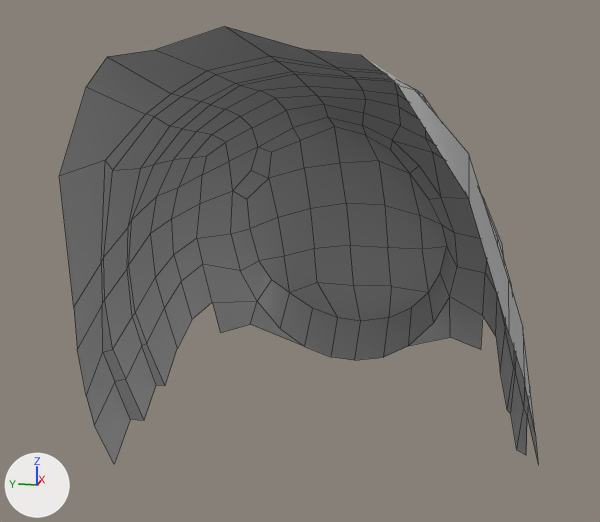
What one commit did to the FBX model Assets/Models/Structures/Props/Shipbow.fbx.
The view is the same before and after, from a 50 mm camera at (-28.5, 4.22, 5.84) aimed at (-14.59, 7.0, 2.36). The axes (+X, +Y, +Z) are drawn at lower left. The lights are the same throughout. Mesh edges are drawn as thin lines. Where no turn or scale is listed for an object, it has been applied to the vertices.

Names of what the first picture shows: 'ShipBow'.
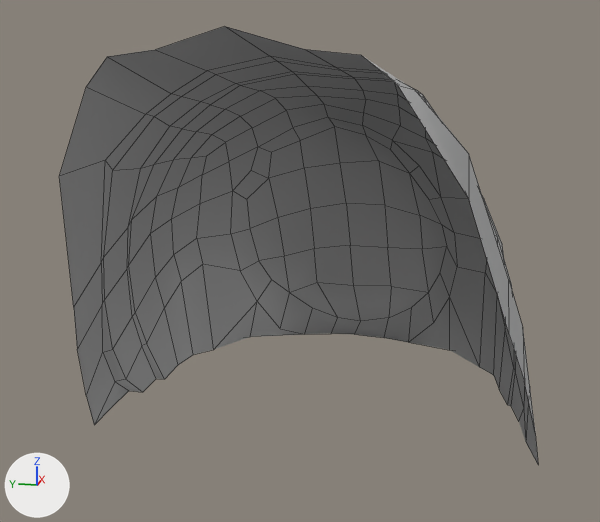
Changed parts and their boxes [x1, y1, x2, y2] in the pictures (600 x 522 px; the box of a moved part takes in the faces that stretch with it):
part 1 of me_mesh, moved or reshaped
    before: [94, 265, 538, 463]
    after: [95, 265, 538, 463]

Diff of the bpy script that builds the scene:
```diff
--- a/Assets/Models/Structures/Props/Shipbow.fbx.py
+++ b/Assets/Models/Structures/Props/Shipbow.fbx.py
@@ me_mesh @@
 me_mesh.from_pydata(...)  # 217 vertices, 195 faces; spans x -5.54..5.54, y -3.81..3.8, z -4.45..3.31
 # used by ob_shipbow; location = (-14.55, 6.67, 2.83)
-me_mesh.vertices[9].co = (0.26, -3.75, -3.93)  # pixel (526, 455)
-me_mesh.vertices[11].co = (0.32, -3.59, -3.88)  # pixel (516, 450)
-me_mesh.vertices[16].co = (0.97, -3.49, -3.47)  # pixel (510, 413)
-me_mesh.vertices[21].co = (1.03, -3.42, -3.42)  # pixel (507, 410)
-me_mesh.vertices[29].co = (2.52, -3.2, -2.48)  # pixel (495, 336)
-me_mesh.vertices[30].co = (2.92, -2.93, -2.18)  # pixel (482, 315)
-me_mesh.vertices[31].co = (3.54, -2.94, -3.15)  # pixel (480, 349)
-me_mesh.vertices[32].co = (4.2, -1.36, -3.4)  # pixel (408, 345)
-me_mesh.vertices[43].co = (4.52, -0.08, -3.96)  # pixel (354, 360)
-me_mesh.vertices[47].co = (3.87, -2.28, -3.02)  # pixel (450, 337)
-me_mesh.vertices[55].co = (4.41, -0.78, -3.79)  # pixel (383, 357)
-me_mesh.vertices[66].co = (-0.48, -3.66, -2.87)  # pixel (527, 416)
-me_mesh.vertices[76].co = (0.28, 3.79, -3.91)  # pixel (130, 419)
-me_mesh.vertices[77].co = (-0.57, 3.79, -4.45)  # pixel (114, 464)
-me_mesh.vertices[79].co = (0.28, 3.5, -3.91)  # pixel (144, 420)
-me_mesh.vertices[84].co = (0.98, 3.5, -3.46)  # pixel (156, 385)
-me_mesh.vertices[89].co = (0.98, 3.32, -3.46)  # pixel (165, 385)
-me_mesh.vertices[97].co = (2.46, 3.21, -2.5)  # pixel (192, 319)
-me_mesh.vertices[98].co = (2.87, 2.87, -2.22)  # pixel (212, 302)
-me_mesh.vertices[99].co = (3.52, 2.9, -3.14)  # pixel (220, 332)
-me_mesh.vertices[100].co = (4.3, 1.07, -3.62)  # pixel (304, 346)
-me_mesh.vertices[111].co = (3.88, 2.29, -3.02)  # pixel (250, 324)
-me_mesh.vertices[119].co = (4.48, 0.48, -3.91)  # pixel (331, 357)
-me_mesh.vertices[198].co = (1.77, -3.29, -2.96)  # pixel (500, 372)
-me_mesh.vertices[216].co = (1.79, 3.32, -2.95)  # pixel (177, 348)
+# me_mesh part 1
+me_mesh.vertices[9].co = (0.26, -3.75, -3.32)
+me_mesh.vertices[11].co = (0.32, -3.59, -3.32)  # pixel (518, 421)
+me_mesh.vertices[16].co = (0.97, -3.49, -3.32)  # pixel (511, 406)
+me_mesh.vertices[21].co = (1.03, -3.42, -3.32)  # pixel (507, 405)
+me_mesh.vertices[29].co = (2.52, -3.2, -3.32)  # pixel (493, 375)
+me_mesh.vertices[30].co = (2.92, -2.93, -3.32)  # pixel (479, 367)
+me_mesh.vertices[31].co = (3.54, -2.94, -3.32)
+me_mesh.vertices[32].co = (4.2, -1.36, -3.32)  # pixel (408, 342)
+me_mesh.vertices[43].co = (4.52, -0.08, -3.32)  # pixel (354, 334)
+me_mesh.vertices[47].co = (3.87, -2.28, -3.32)  # pixel (449, 350)
+me_mesh.vertices[55].co = (4.41, -0.78, -3.32)  # pixel (384, 337)
+me_mesh.vertices[66].co = (-0.48, -3.66, -3.32)  # pixel (525, 441)
+me_mesh.vertices[76].co = (0.28, 3.79, -3.32)  # pixel (128, 390)
+me_mesh.vertices[77].co = (-0.57, 3.79, -3.32)  # pixel (110, 408)
+me_mesh.vertices[79].co = (0.28, 3.5, -3.32)  # pixel (142, 392)
+me_mesh.vertices[84].co = (0.98, 3.5, -3.32)  # pixel (156, 378)
+me_mesh.vertices[89].co = (0.98, 3.32, -3.32)  # pixel (164, 379)
+me_mesh.vertices[97].co = (2.46, 3.21, -3.32)  # pixel (193, 354)
+me_mesh.vertices[98].co = (2.87, 2.87, -3.32)  # pixel (213, 349)
+me_mesh.vertices[99].co = (3.52, 2.9, -3.32)
+me_mesh.vertices[100].co = (4.3, 1.07, -3.32)  # pixel (304, 334)
+me_mesh.vertices[111].co = (3.88, 2.29, -3.32)  # pixel (250, 336)
+me_mesh.vertices[119].co = (4.48, 0.48, -3.32)  # pixel (331, 333)
+me_mesh.vertices[198].co = (1.77, -3.29, -3.32)  # pixel (499, 389)
+me_mesh.vertices[216].co = (1.79, 3.32, -3.32)  # pixel (177, 365)
 me_mesh.materials.append(mat_shipbow_material)
```
